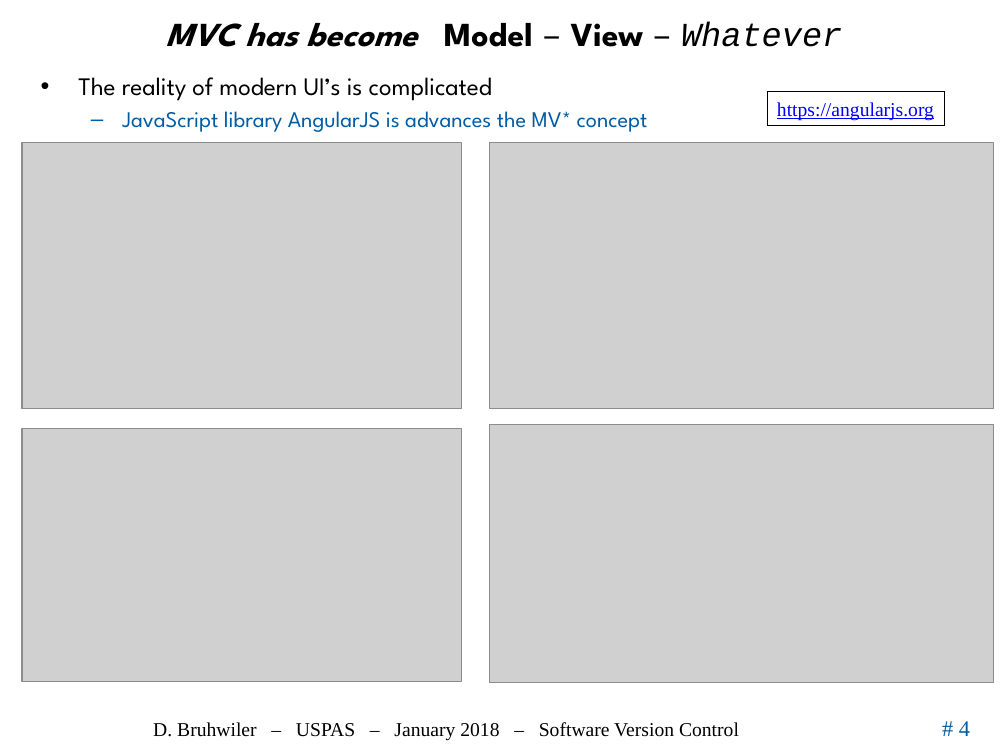
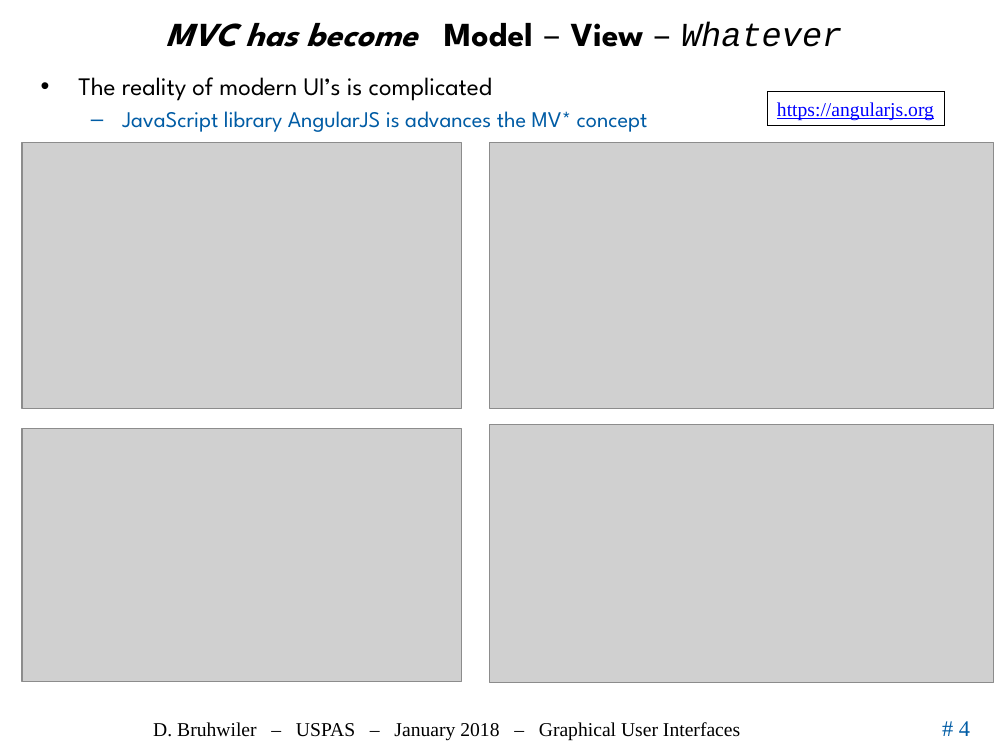
Before and after one commit to uspas/simbeamplasma18, a slide deck: slide 4 of gui/03_GUI.pptx. Drawn at 1008x756 pixels with LibreOffice and Linux fonts; fonts in the diff are those of the drawing; grey boxes stand for pictures; background and template pictures are left out. Boxes give left, top, right and bottom in pixels: in the first picture for what was removed or moved away, otherwise in the second. Text is boxed around its words. In the diff, an @@ line names an element or a change of style, - is before the commit and + after.

```diff
--- a/gui/03_GUI.pptx
+++ b/gui/03_GUI.pptx
@@ text at <box>153,722,740,741</box>: text changed @@
-D. Bruhwiler – USPAS – January 2018 – Software Version Control
+D. Bruhwiler – USPAS – January 2018 – Graphical User Interfaces
```
Also in this commit, not shown: 7 other slides changed, 2 slides added, 1 slide removed.
